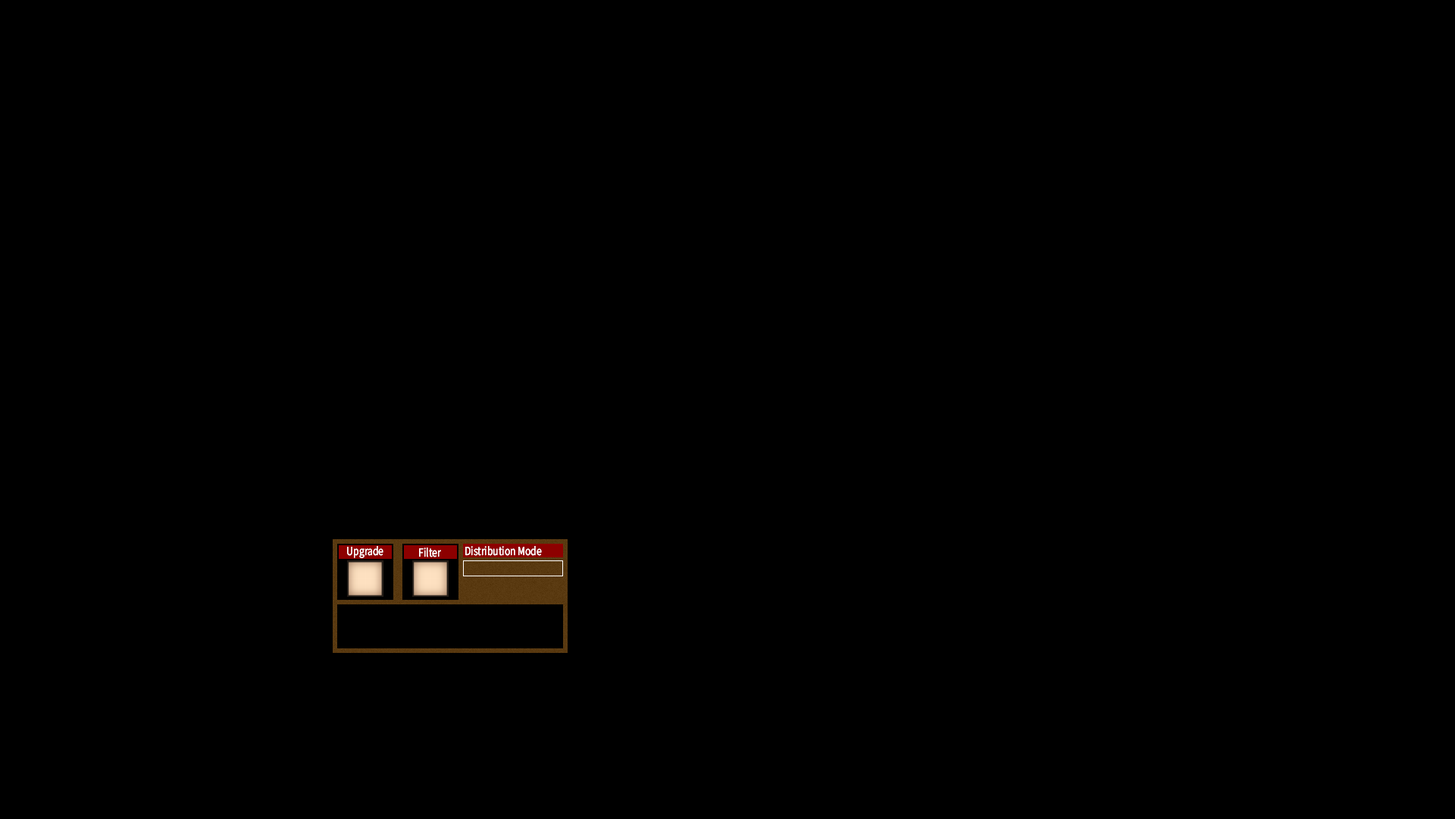
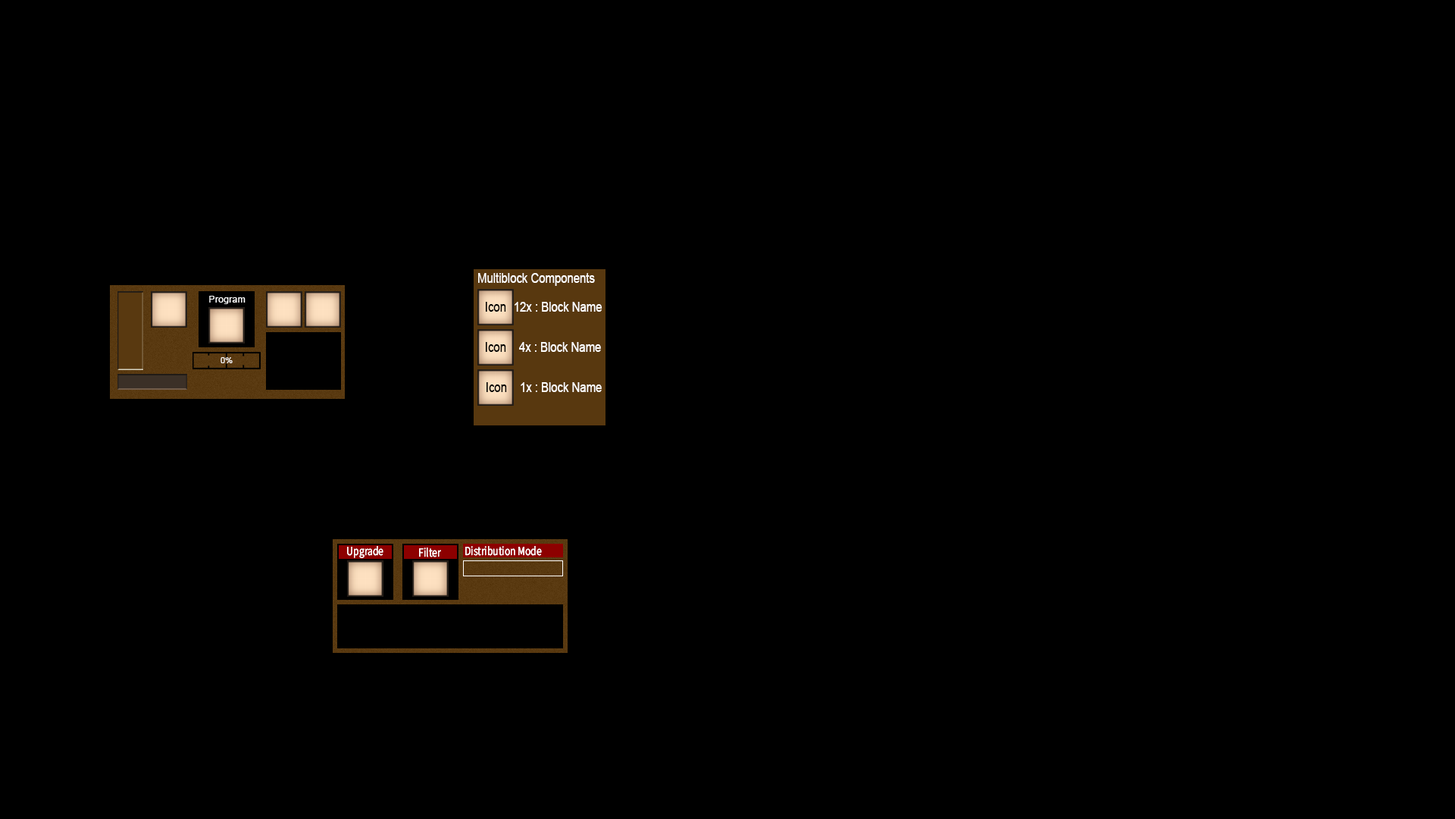
Layered file, before and after one edit (1455 x 819). Changes by layer:
showed group "CNCGui" (15 layers) over [109, 285, 345, 399]
added group "Handbook" with 11 layers above "PipeGUI" over [473, 269, 606, 426]
added layer "1x : Block Name" in group "Handbook" over [520, 382, 602, 392]
added layer "4x : Block Name" in group "Handbook" over [519, 341, 602, 352]
added layer "12x : Block Name" in group "Handbook" over [514, 301, 603, 312]
added layer "Icon" (1st of 3, in "Handbook") in group "Handbook" over [487, 382, 508, 392]
added layer "Icon" (2nd of 3, in "Handbook") in group "Handbook" over [486, 341, 507, 352]
added layer "Icon" (3rd of 3, in "Handbook") in group "Handbook" over [486, 301, 507, 312]
added layer "Multiblock Components" in group "Handbook" over [478, 272, 596, 286]
added layer "ItemSlot copy 19" in group "Handbook" over [477, 369, 514, 406]
added layer "ItemSlot copy 18" in group "Handbook" over [477, 328, 514, 366]
added layer "ItemSlot copy 17" in group "Handbook" over [477, 288, 514, 326]
added layer "Layer 22" in group "Handbook" over [473, 269, 606, 426]
